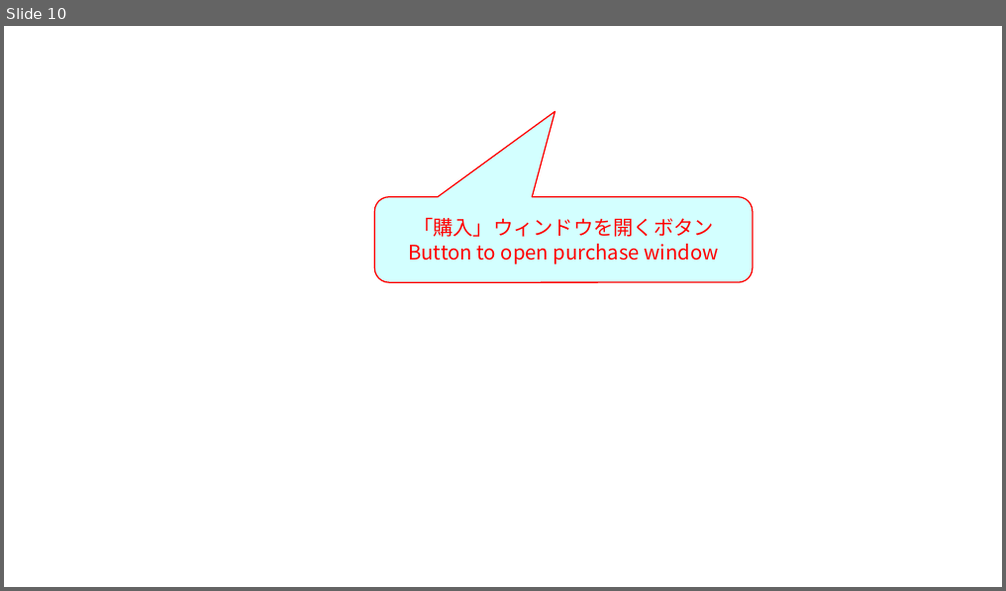
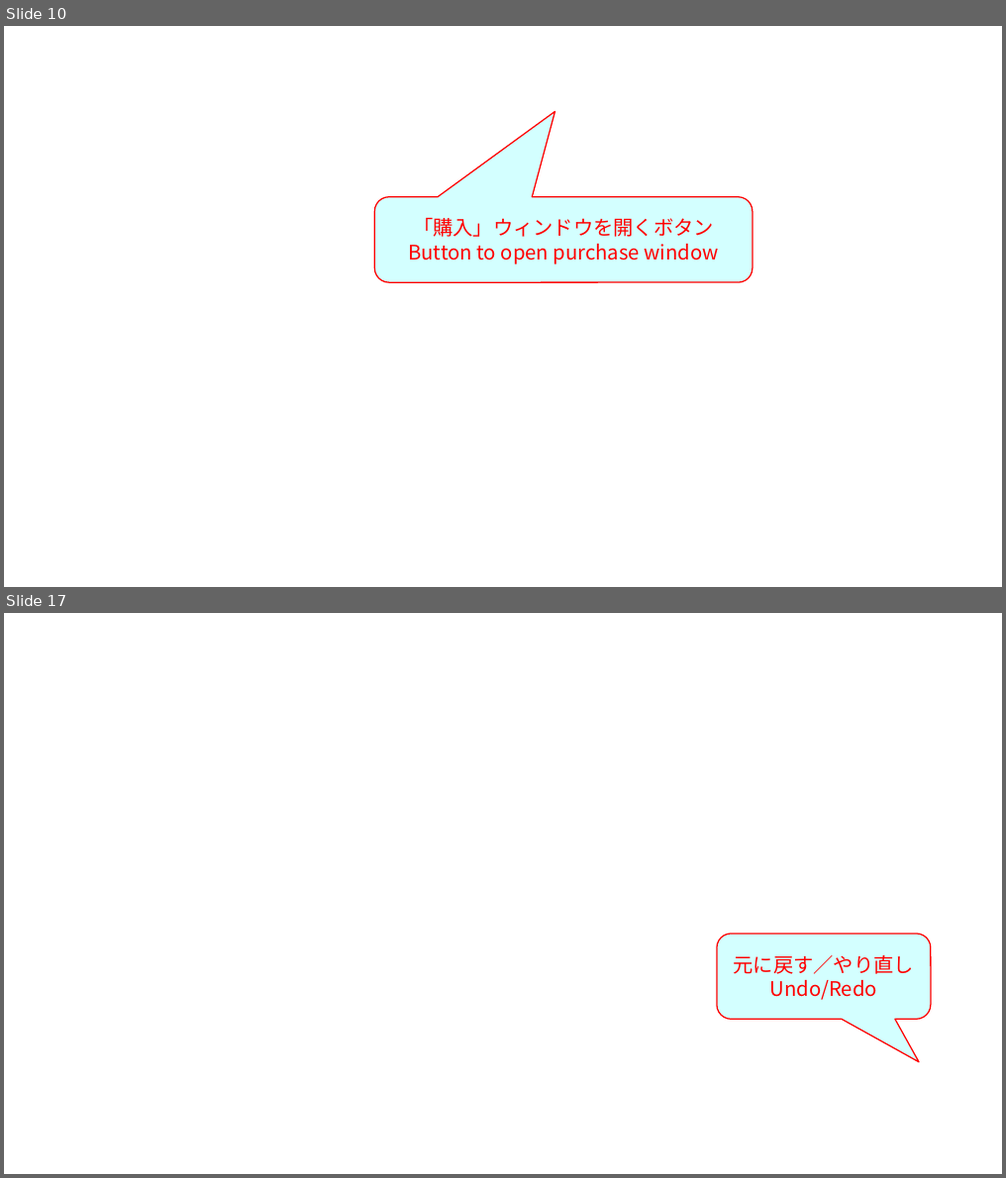
Before and after one commit to takezoff/x8support, a slide deck: work/x8_figures.odp. Shown one above the other, each under a label of ours: slide 10 before the commit, slides 10 and 17 after it; the slides between them are not shown. The pictures are 1006x591 and 1006x1178 pixels, drawn with LibreOffice and Linux fonts; fonts in the diff are those of the drawing; background and template pictures are left out. Boxes give left, top, right and bottom in pixels: in the first picture for what was removed or moved away, otherwise in the second. Text is boxed around its words. In the diff, an @@ line names an element or a change of style, - is before the commit and + after.

```diff
--- a/work/x8_figures.odp
+++ b/work/x8_figures.odp
@@ slide 17 added at bbox=[4, 613, 1002, 1174], background picture (left out) @@
@@ rounded speech box added at bbox=[717, 934, 931, 1019], fill #CCFFFF at 85% opacity, outline #FF0000 0.99 pt, 16 pt, text #FF0000 @@
+元に戻す／やり直し
+Undo/Redo
```
Also in this commit, not shown: 19 other slides added, 43 other files.
